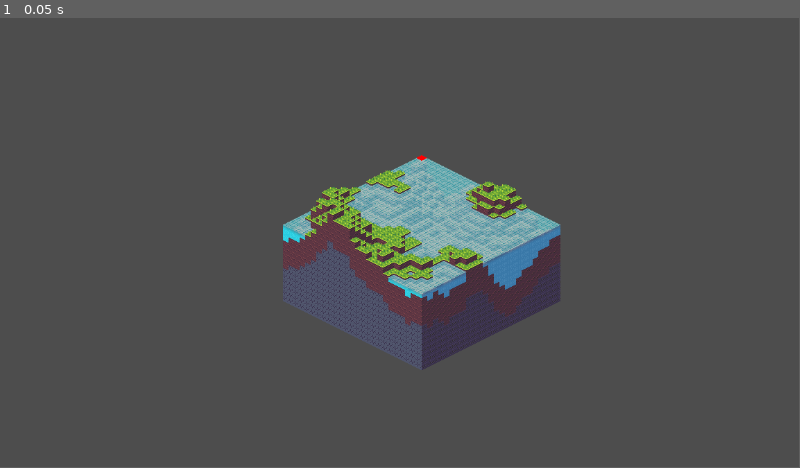
Above: before the commit, frame 1.
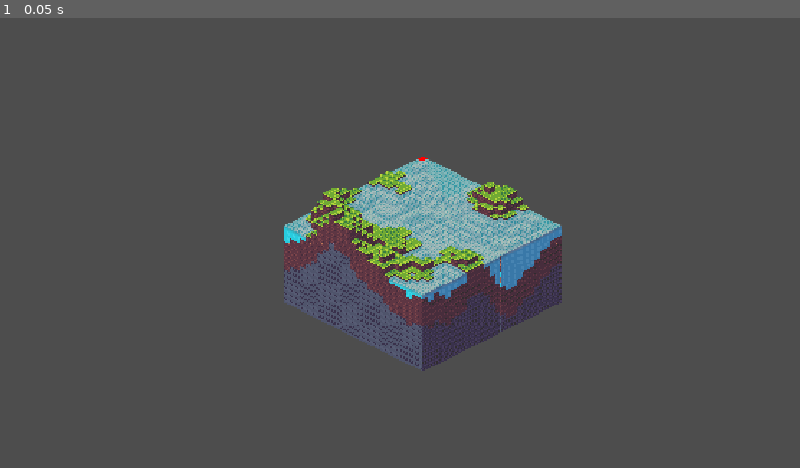
Above: after the commit, the same moment.

Repository: jonleed/Project07
Game: Godot game, scene res://scenes/components/elevatedtilemap/elevatedtilemaptest/Tile_Map_Test.tscn
Same seed, same stepped clock (60 frames per second), same inputs: the game is played once before the commit and once after it. The project has no main scene, so this scene is started directly.
Inputs:
- Up to frame 1 (0.05 s): no input
In our replay, the window is 799x449 before the commit and 800x450 after it. These sizes can differ from the game's own. Grey fills any space a smaller window leaves; there, only what the larger window draws over its background counts as a difference.

The runs differ from the first frame. In frame 1, 4.1% of the frame differs, in the area x 35-71%, y 30-79%.

Commit message:
Mouse Movement for Cursor Implemented
- Mouse moves with InputEventMouseMotion when mouse is on tilemap
- Keyboard controls work in tandem
- Skeleton for unit selection implemented with mouse click and UI Accept
- Window Stretch mode changed to Canvas Items to allow scene to zoom

Diff:
--- a/project.godot
+++ b/project.godot
@@ -17,6 +17,10 @@
 
 Globals="*res://globals/globals.gd"
 
+[display]
+
+window/stretch/mode="canvas_items"
+
 [editor_plugins]
 
 enabled=PackedStringArray("res://addons/pattern_2d_editor/plugin.cfg")
--- a/scenes/components/elevatedtilemap/elevatedtilemaptest/Tile_Map_Test.tscn
+++ b/scenes/components/elevatedtilemap/elevatedtilemaptest/Tile_Map_Test.tscn
@@ -3,8 +3,8 @@
 [ext_resource type="PackedScene" uid="uid://bjf8743urtr4q" path="res://scenes/components/elevatedtilemap/tilemapgenerator/Tile_Map_Generator.tscn" id="2_ogrbx"]
 [ext_resource type="TileSet" uid="uid://dje5gwv5k1cmf" path="res://resources/tilesets/isometric_medieval_fantasy_tiles.tres" id="2_tnnol"]
 [ext_resource type="Script" uid="uid://d1k6siucw80b3" path="res://scenes/components/elevatedtilemap/terraintilemap/terrain-tile-map.gd" id="2_yy3s1"]
-[ext_resource type="Script" uid="uid://gxynlcuviag" path="res://scenes/components/elevatedtilemap/elevatedtilemaptest/cursor.gd" id="3_juonu"]
 [ext_resource type="Script" uid="uid://doxsim1tjhx6t" path="res://scenes/components/elevatedtilemap/customtilemaplayer/custom-tile-map-layer.gd" id="3_p5sv8"]
+[ext_resource type="PackedScene" uid="uid://cmwrkn13c45qj" path="res://scenes/ui/phase2/components/Cursor.tscn" id="5_tnnol"]
 
 [node name="TileMapTest" type="Node2D"]
 
@@ -192,7 +192,4 @@
 script = ExtResource("3_p5sv8")
 layer = 19
 
-[node name="Cursor" type="Polygon2D" parent="."]
-color = Color(1, 0, 0, 1)
-polygon = PackedVector2Array(-8, 0, 0, -4, 8, 0, 0, 4)
-script = ExtResource("3_juonu")
+[node name="Cursor" parent="." instance=ExtResource("5_tnnol")]
--- /dev/null
+++ b/scenes/ui/phase2/components/Cursor.tscn
@@ -0,0 +1,10 @@
+[gd_scene load_steps=2 format=3 uid="uid://cmwrkn13c45qj"]
+
+[ext_resource type="Script" uid="uid://gxynlcuviag" path="res://scenes/ui/phase2/components/cursor.gd" id="1_vdrhg"]
+
+[node name="Cursor" type="Node2D"]
+script = ExtResource("1_vdrhg")
+
+[node name="Marker" type="Polygon2D" parent="."]
+color = Color(1, 0, 0, 1)
+polygon = PackedVector2Array(-8, 0, 0, -4, 8, 0, 0, 4)
--- a/scenes/components/elevatedtilemap/elevatedtilemaptest/cursor.gd
+++ b/scenes/ui/phase2/components/cursor.gd
@@ -1,4 +1,5 @@
-extends Polygon2D
+class_name Cursor
+extends Node2D
 
 @onready var terrain_tile_map: TerrainTileMap = $"../TileMapGenerator/TerrainTileMap";
 
@@ -12,7 +13,23 @@
 	if res != null:
 		global_position = res;
 
+func _unhandled_input(event):
+	# Mouse Movement
+	if event is InputEventMouseMotion:
+		var mouse_global = (event.global_position)
+		var surface_position = terrain_tile_map.global_to_surface(mouse_global);
+		if surface_position != null:
+			cursor_position = Vector2(surface_position.x, surface_position.y);
+
+	# Select input
+	# ToDo: Finalize Input Map and replace with dedicated inputs
+	elif event.is_action_pressed("ui_accept") \
+	or (event is InputEventMouseButton and event.button_index == MOUSE_BUTTON_LEFT and event.pressed):
+		emit_signal("select_pressed", cursor_position)
+		get_tree().root.set_input_as_handled()
+
 func _process(delta: float) -> void:
+	# Keyboard Movement
 	var input_vector := Input.get_vector("ui_left", "ui_right", "ui_up", "ui_down");
 	cursor_position += input_vector * delta * 10;
 	cursor_position.x = min(max(0, cursor_position.x), 24);
Renamed: scenes/components/elevatedtilemap/elevatedtilemaptest/cursor.gd.uid -> scenes/ui/phase2/components/cursor.gd.uid
Not shown, removed: scenes/ui/phase2/components/empty.txt
Not shown, added: scenes/components/elevatedtilemap/elevatedtilemaptest/.DS_Store
